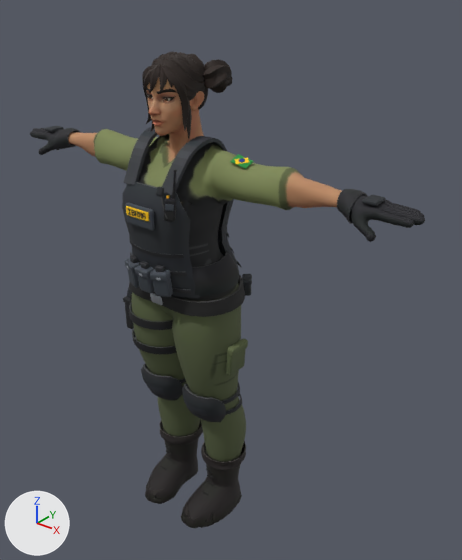
An edit to the glTF model public/assets/characters/ana/ana.glb, drawn before and after from the same camera.
One viewpoint serves both versions: a camera (50 mm lens) standing at (1.427, -1.5, 2.008) and looking at (0.115, 0.14, 0.991). The axes (+X, +Y, +Z) are drawn at lower left. The lights are the same throughout. The picture after the commit comes second. Vertices at exactly the same position are counted once.

Objects in the first picture: 'Eyes', 'Gear', 'Hair_Buns', 'Superhero_Female' and 1 more.
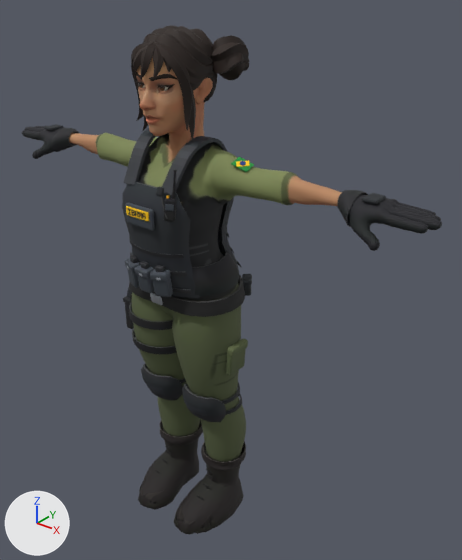
Location of each change, [x1, y1, x2, y2] in pixels of the pictures (462 x 560 px; the box of a moved part takes in the faces that stretch with it):
'Gear', reshaped (6% wider)
    before: [30, 126, 425, 528]
    after: [22, 124, 442, 534]
'Superhero_Female', reshaped
    before: [68, 77, 342, 523]
    after: [69, 58, 342, 529]
'Hair_Buns', moved, rescaled (30% wider, 33% taller)
    before: [142, 52, 233, 139]
    after: [131, 25, 250, 141]
'Eyes', moved, rescaled
    before: [148, 96, 171, 101]
    after: [138, 83, 169, 91]
part 2 of me_superhero_female, moved or reshaped
    before: [78, 77, 326, 210]
    after: [80, 58, 325, 205]
part 3 of me_superhero_female, moved or reshaped
    before: [147, 483, 215, 523]
    after: [140, 476, 214, 529]
part 4 of me_superhero_female, surface changed
    before: [154, 81, 198, 129]
    after: [146, 88, 200, 123]
part 6 of me_gear, moved or reshaped
    before: [128, 154, 425, 376]
    after: [128, 157, 442, 376]
part 7 of me_gear, moved or reshaped
    before: [30, 128, 81, 155]
    after: [22, 124, 80, 159]
part 8 of me_gear, moved or reshaped
    before: [145, 451, 242, 528]
    after: [138, 449, 244, 534]
part 9 of me_gear, recoloured
    before: [231, 155, 254, 168]
    after: [236, 160, 253, 171]

The change, as a diff of the scene's bpy script:
```diff
--- a/public/assets/characters/ana/ana.glb.py
+++ b/public/assets/characters/ana/ana.glb.py
@@ me_eyes @@
-me_eyes.from_pydata(...)  # 388 vertices, 768 faces; spans x -0.0511..0.0511, y -0.0753..-0.0429, z 1.6395..1.6726
+me_eyes.from_pydata(...)  # 388 vertices, 768 faces; spans x -0.0664..0.0664, y -0.1012..-0.0591, z 1.6725..1.7154
+# me_eyes part 1: the whole mesh is scaled about its middle by 1.3, then moved by (0.0, -0.021, 0.0379)
 me_eyes.materials.append(mat_mi_eyes)
@@ me_superhero_female @@
-me_superhero_female.from_pydata(...)  # 6408 vertices, 12812 faces; spans x -0.83..0.83, y -0.14..0.18, z -0.02..1.77
+me_superhero_female.from_pydata(...)  # 6406 vertices, 12811 faces; spans x -0.88..0.88, y -0.17..0.18, z -0.03..1.84
+# me_superhero_female part 2: 923 vertices moved from x -0.82..0.83, y -0.1..0.12, z 1.34..1.75 to x -0.84..0.84, y -0.12..0.14, z 1.34..1.79; 2102 vertices removed from x -0.83..0.83, y -0.11..0.11, z 1.35..1.77; 2102 vertices added at x -0.88..0.88, y -0.15..0.14, z 1.34..1.84
+# me_superhero_female part 3: 361 vertices moved from x -0.19..0.19, y -0.13..0.15, z -0.02..0.1 to x -0.21..0.21, y -0.17..0.15, z -0.02..0.11; 241 vertices removed from x -0.18..0.18, y -0.12..0.04, z -0.02..0.11; 241 vertices added at x -0.2..0.2, y -0.16..0.03, z -0.03..0.12
+# me_superhero_female part 4: 194 kept faces spanning x -0.84..0.84, y -0.12..0.14, z -0.02..1.77 get new texture (UV) coordinates
+# other edits to the shape of me_superhero_female do not show in these pictures
 me_superhero_female.materials.append(mat_mi_superhero_female)
@@ me_hair_buns @@
-me_hair_buns.from_pydata(...)  # 1699 vertices, 3284 faces; spans x -0.151..0.151, y -0.103..0.134, z 1.53..1.779
+me_hair_buns.from_pydata(...)  # 1699 vertices, 3284 faces; spans x -0.196..0.196, y -0.137..0.171, z 1.53..1.854
+# me_hair_buns part 5: the whole mesh is scaled about its middle by 1.3, then moved by (0.0, 0.001, 0.038)
 me_hair_buns.materials.append(mat_mi_hair_2_001)
@@ me_gear @@
-me_gear.from_pydata(...)  # 8937 vertices, 16122 faces; spans x -0.84..0.84, y -0.2..0.19, z -0.01..1.53
+me_gear.from_pydata(...)  # 8990 vertices, 16116 faces; spans x -0.88..0.88, y -0.2..0.19, z -0.01..1.53
+# me_gear part 6: 241 vertices moved from x -0.18..0.84, y -0.19..0.18, z 0.51..1.49 to x -0.18..0.85, y -0.19..0.18, z 0.51..1.48; 669 vertices removed from x -0.29..0.84, y -0.18..0.17, z 0.51..1.49; 723 vertices added at x -0.29..0.88, y -0.19..0.17, z 0.51..1.48
+# me_gear part 7: 145 vertices moved from x -0.84..-0.59, y -0.03..0.1, z 1.35..1.45 to x -0.84..-0.59, y -0.03..0.11, z 1.34..1.45; 560 vertices removed from x -0.84..-0.59, y -0.03..0.1, z 1.35..1.45; 559 vertices added at x -0.88..-0.59, y -0.04..0.12, z 1.33..1.45
+# me_gear part 8: 315 vertices moved from x -0.2..0.2, y -0.13..0.15, z -0.01..0.11 to x -0.22..0.22, y -0.17..0.16, z -0.01..0.12; 297 vertices removed from x -0.19..0.19, y -0.13..0.09, z -0.01..0.16; 297 vertices added at x -0.21..0.21, y -0.17..0.09, z -0.01..0.16
+# me_gear part 9: 30 kept faces spanning x 0.06..0.71, y -0.19..0.07, z 1.11..1.48 get new vertex colours
+# other edits to the shape of me_gear do not show in these pictures
 me_gear.materials.append(mat_gear)
```
